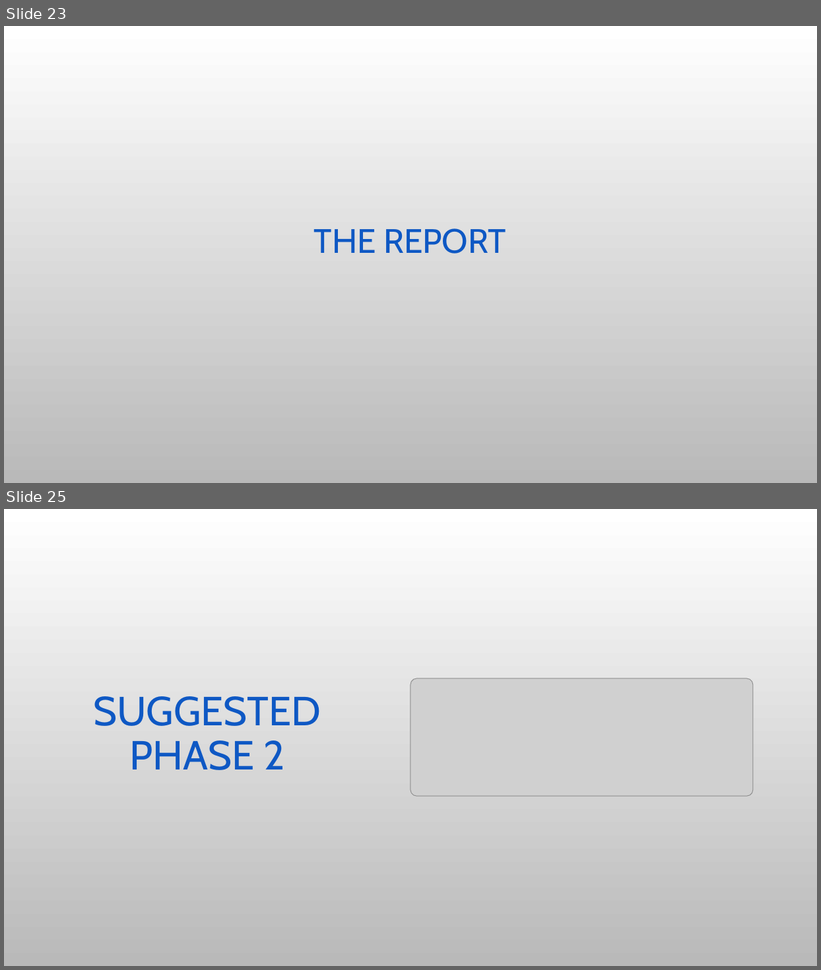
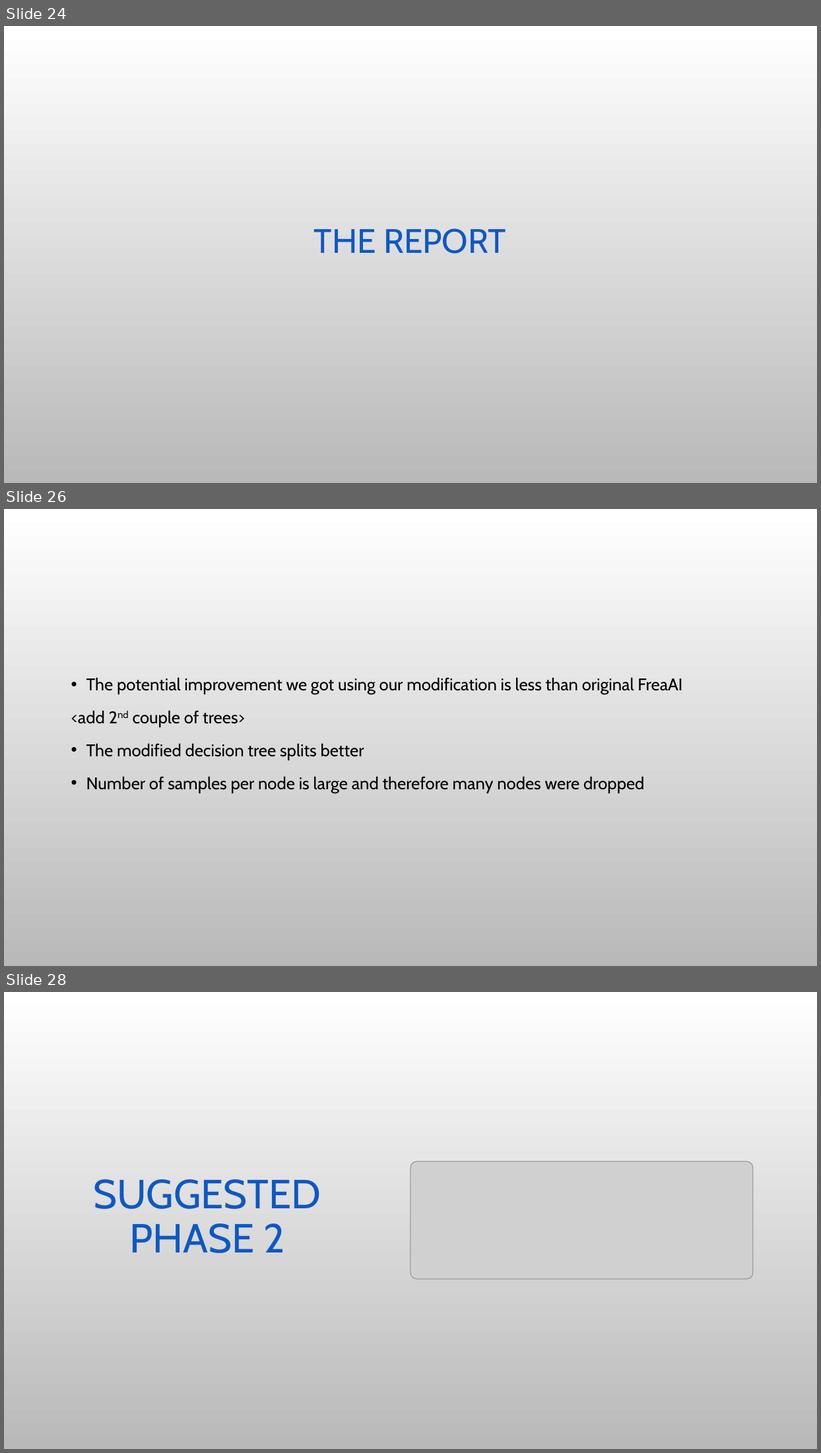
Before and after one commit to stavco9/mlops-final-project, a slide deck: docs/MLOps Final Project.pptx. Shown one above the other, each under a label of ours: slides 23 and 25 before the commit, slides 24, 26 and 28 after it; the slides between them are not shown. The pictures are 821x970 and 821x1453 pixels, drawn with LibreOffice and Linux fonts; fonts in the diff are those of the drawing; grey boxes stand for pictures; background and template pictures are left out. Boxes give left, top, right and bottom in pixels: in the first picture for what was removed or moved away, otherwise in the second. Text is boxed around its words. In the diff, an @@ line names an element or a change of style, - is before the commit and + after.

Commit message:
For Nitay's final updates of the text and review.

```diff
--- a/docs/MLOps Final Project.pptx
+++ b/docs/MLOps Final Project.pptx
@@ slide 26 added at (4,509,817,966), background picture (left out) @@
@@ text added at (71,677,682,793), 20 pt, text #000000 @@
+• The potential improvement we got using our modification is less than original FreaAI
+<add 2nd couple of trees>
+• The modified decision tree splits better
+• Number of samples per node is large and therefore many nodes were dropped
@@ what was slide 23 is now slide 24 @@
@@ what was slide 25 is now slide 28 @@
```
Also in this commit, not shown: 6 slides changed, 4 other slides added, 2 slides removed.
